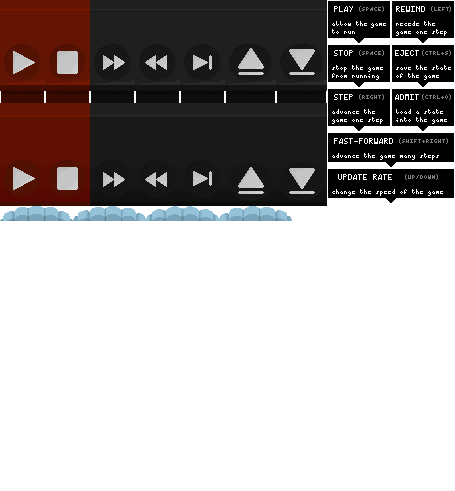
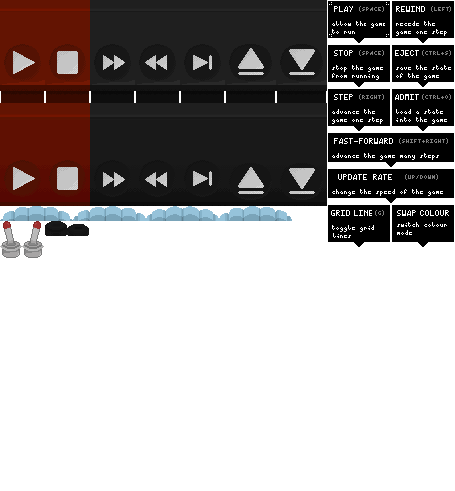
The second 455px x 491px image is a revision of the first. Changes to its layers:
"MESSAGE_TEMPLATE": opacity 0% → 100% over <box>329,2,389,37</box>
painted on "MESSAGES" over <box>328,205,454,247</box>
added layer "SWITCH_NO_BASE" above "SWITCH" over <box>0,221,44,251</box>
added layer "SWITCH" above "BUTTON" over <box>0,221,44,258</box>
added layer "BUTTON" over <box>45,221,89,236</box>
